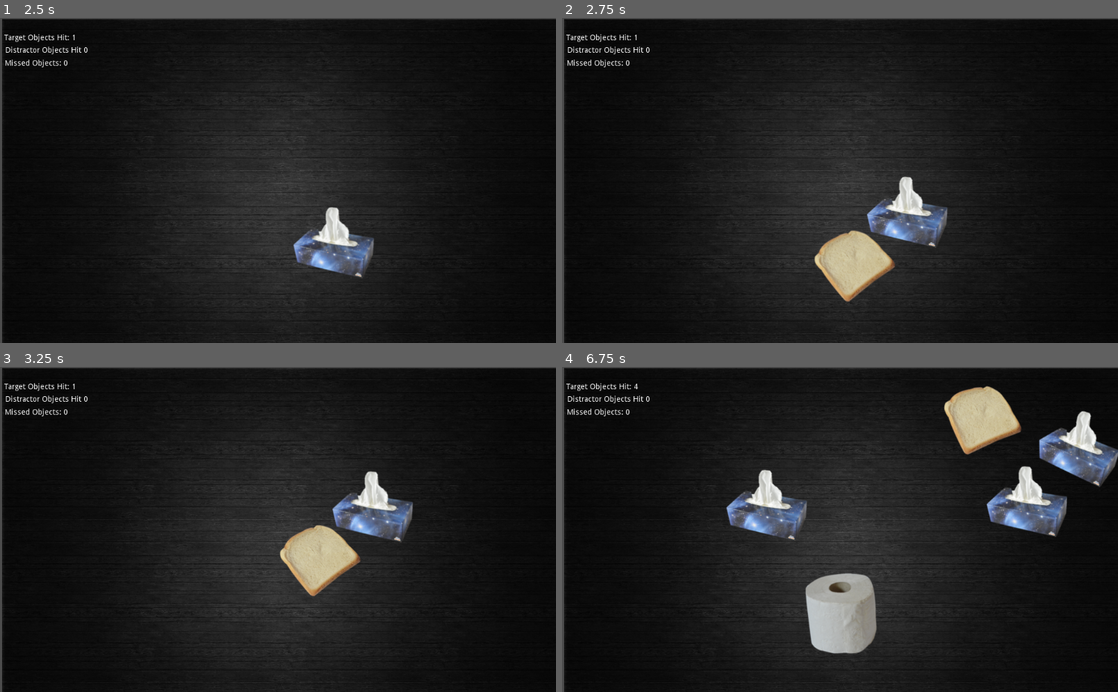
Above: before the commit, frames 1-4 (two rows, left to right).
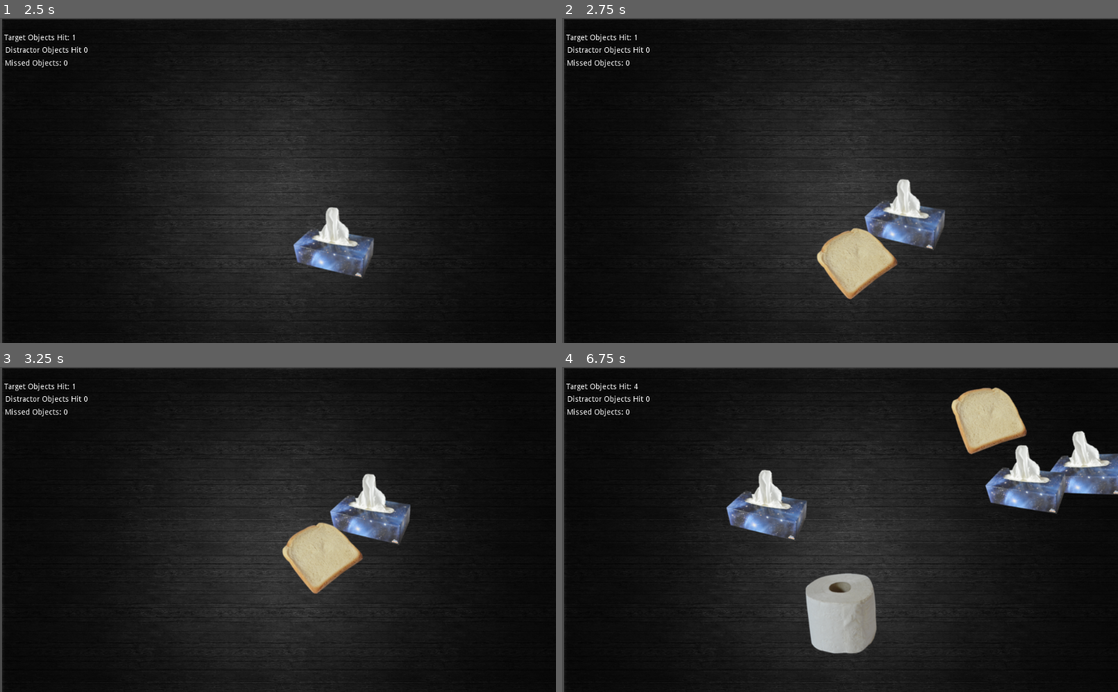
Above: after the commit, the same moments.

Repository: resquenazi/Object_Discrimination_Video_Game
Game: Godot game, scene res://Scenes/Game.tscn
The game is run twice, just before and just after one commit, with the same random seed, the same clock (stepped at 60 frames per second) and the same inputs.
Inputs (mouse positions are in pixels of both pictures, inside the frame that each line leads up to):
- Up to frame 1 (2.5 s): click "start" at 0.5 s; tap Enter at 1.25 s; move the mouse to (400, 164) at 1.27 s; press the mouse at (400, 164) at 1.28 s; move the mouse to (505, 232) at 2.02 s; release the mouse at (505, 232) at 2.03 s; click (505, 232) at 2.1 s
- Up to frame 2 (2.75 s): no input
- Up to frame 3 (3.25 s): move the mouse to (333, 458) at 2.77 s; press the mouse at (333, 458) at 2.78 s
- Up to frame 4 (6.75 s): move the mouse to (812, 594) at 3.52 s; release the mouse at (812, 594) at 3.53 s; click (812, 594) at 3.6 s; move the mouse to (912, 558) at 4.27 s; press the mouse at (912, 558) at 4.28 s; move the mouse to (1006, 581) at 5.02 s; release the mouse at (1006, 581) at 5.03 s; click (1006, 581) at 5.1 s; move the mouse to (634, 614) at 5.77 s; press the mouse at (634, 614) at 5.78 s; move the mouse to (756, 448) at 6.52 s; release the mouse at (756, 448) at 6.53 s; click (756, 448) at 6.6 s

Frame 1 is identical in both runs. In frame 2, 1.6% of the frame differs, in the area x 45-70%, y 48-88%; in frame 3, 1.6%; in frame 4, 5.6%, in the area x 68-100%, y 5-53%.

Commit message:
test commit on new fixy branch

Diff:
--- /dev/null
+++ b/Scenes/CursorTrail.tscn
@@ -0,0 +1,19 @@
+[gd_scene load_steps=4 format=2]
+
+[ext_resource path="res://Scripts/CursorTrail.gd" type="Script" id=1]
+
+[sub_resource type="Curve" id=1]
+_data = [ Vector2( 0, 0.527273 ), 0.0, 0.0, 0, 0, Vector2( 0.824742, 0.990909 ), 0.0, 0.0, 0, 0 ]
+
+[sub_resource type="Gradient" id=2]
+offsets = PoolRealArray( 0.00662252, 1 )
+colors = PoolColorArray( 0.78125, 0.780177, 0.753784, 1, 0.9375, 0.929375, 0.41748, 1 )
+
+[node name="CursorTrail" type="Line2D"]
+points = PoolVector2Array( 570, -219 )
+width = 15.0
+width_curve = SubResource( 1 )
+default_color = Color( 0.92549, 0.921569, 0.619608, 1 )
+gradient = SubResource( 2 )
+end_cap_mode = 2
+script = ExtResource( 1 )
--- a/Scenes/DistractorObjects.tscn
+++ b/Scenes/DistractorObjects.tscn
@@ -3,7 +3,7 @@
 [ext_resource path="res://Scripts/DistractorObjects.gd" type="Script" id=1]
 
 [sub_resource type="CircleShape2D" id=1]
-radius = 70.0643
+radius = 57.5
 
 [node name="DistractorObjects" type="RigidBody2D"]
 script = ExtResource( 1 )
--- a/Scenes/Game.tscn
+++ b/Scenes/Game.tscn
@@ -1,9 +1,10 @@
-[gd_scene load_steps=7 format=2]
+[gd_scene load_steps=8 format=2]
 
 [ext_resource path="res://Sprites/Background/059kcA.jpg" type="Texture" id=1]
 [ext_resource path="res://Scripts/Game.gd" type="Script" id=2]
 [ext_resource path="res://Scenes/TargetObjects.tscn" type="PackedScene" id=3]
 [ext_resource path="res://Scenes/DistractorObjects.tscn" type="PackedScene" id=4]
+[ext_resource path="res://Scenes/CursorTrail.tscn" type="PackedScene" id=5]
 
 [sub_resource type="RectangleShape2D" id=1]
 extents = Vector2( 21.9513, 304.367 )
@@ -74,9 +75,9 @@
 
 [node name="Start" type="Button" parent="Menu"]
 margin_left = 491.0
-margin_top = 287.0
+margin_top = 286.0
 margin_right = 532.0
-margin_bottom = 307.0
+margin_bottom = 306.0
 text = "start"
 
 [node name="TargetObjectsTimer" type="Timer" parent="."]
@@ -93,6 +94,8 @@
 [node name="CollisionShape2D2" type="CollisionShape2D" parent="GameBoarder"]
 position = Vector2( 1045.81, 299.208 )
 shape = SubResource( 2 )
+
+[node name="CursorTrail" parent="." instance=ExtResource( 5 )]
 [connection signal="pressed" from="Menu/Start" to="." method="_on_Start_pressed"]
 [connection signal="timeout" from="TargetObjectsTimer" to="." method="_on_TargetObjectsTimer_timeout"]
 [connection signal="timeout" from="DistractorObjectsTimer" to="." method="_on_DistractorObjectsTimer_timeout"]
--- /dev/null
+++ b/Scenes/MainMenu.tscn
@@ -0,0 +1,60 @@
+[gd_scene load_steps=6 format=2]
+
+[ext_resource path="res://Fonts/TrulyMadlyDpad-a72o.ttf" type="DynamicFontData" id=1]
+
+[sub_resource type="DynamicFontData" id=1]
+font_path = "res://Fonts/TrulyMadlyDpad-a72o.ttf"
+
+[sub_resource type="DynamicFont" id=2]
+size = 55
+font_data = SubResource( 1 )
+
+[sub_resource type="DynamicFont" id=3]
+size = 30
+font_data = ExtResource( 1 )
+
+[sub_resource type="DynamicFont" id=4]
+size = 30
+font_data = ExtResource( 1 )
+
+[node name="MainMenu" type="Control"]
+anchor_right = 1.0
+anchor_bottom = 1.0
+__meta__ = {
+"_edit_use_anchors_": false
+}
+
+[node name="ColorRect" type="ColorRect" parent="."]
+anchor_right = 1.0
+anchor_bottom = 1.0
+color = Color( 0.25098, 0.337255, 0.478431, 1 )
+__meta__ = {
+"_edit_use_anchors_": false
+}
+
+[node name="Label" type="Label" parent="."]
+anchor_left = 0.5
+anchor_right = 0.5
+margin_left = -268.0
+margin_top = 197.0
+margin_right = 268.0
+margin_bottom = 299.0
+custom_fonts/font = SubResource( 2 )
+text = "Object Warriors!"
+align = 1
+
+[node name="Quit" type="Button" parent="."]
+margin_left = 888.0
+margin_top = 18.0
+margin_right = 982.0
+margin_bottom = 66.0
+custom_fonts/font = SubResource( 3 )
+text = "Quit"
+
+[node name="PlayGame" type="Button" parent="."]
+margin_left = 391.0
+margin_top = 280.0
+margin_right = 624.0
+margin_bottom = 325.0
+custom_fonts/font = SubResource( 4 )
+text = "Play Game"
--- /dev/null
+++ b/Scripts/CursorTrail.gd
@@ -0,0 +1,11 @@
+extends Line2D
+
+var length = 10
+
+func _process(delta):
+	if Input.is_action_pressed("click"):
+		add_point(get_global_mouse_position())
+		while get_point_count() > length:
+			remove_point(0)
+	if Input.is_action_just_released("click"):
+		clear_points()
Binary file added: Fonts/TrulyMadlyDpad-a72o.ttf
